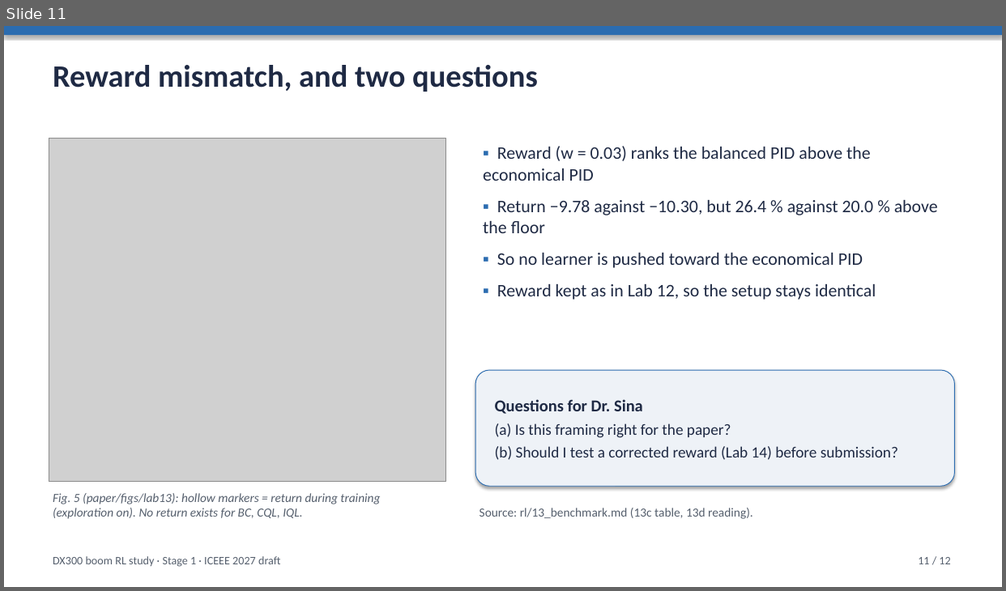
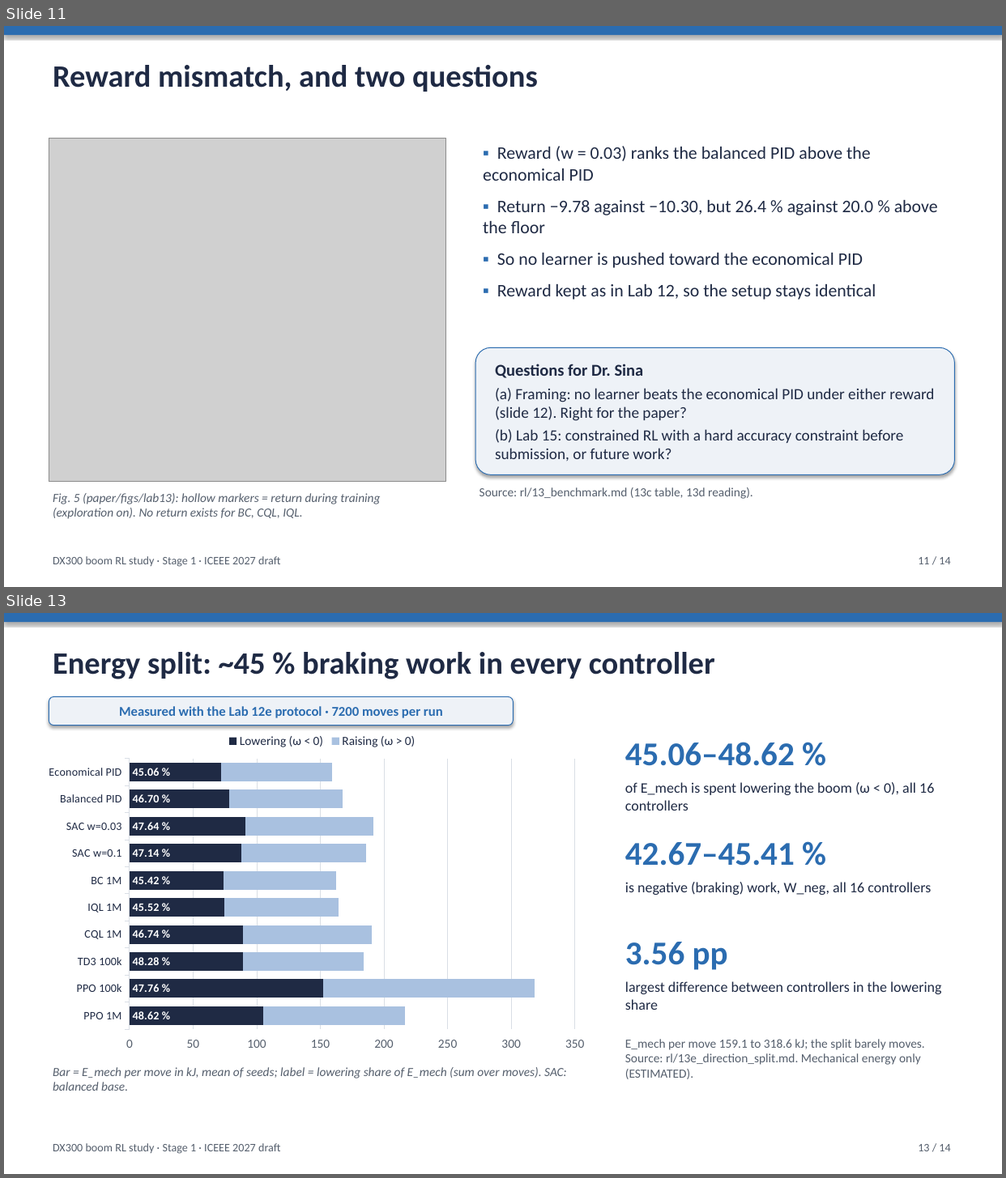
Before and after one commit to Ahmedayyadw/dx300-sim, a slide deck: slides/dx300_sac_methods.pptx. Shown one above the other, each under a label of ours: slide 11 before the commit, slides 11 and 13 after it; the slides between them are not shown. The pictures are 1006x591 and 1006x1178 pixels, drawn with LibreOffice and Linux fonts; fonts in the diff are those of the drawing; grey boxes stand for pictures. Boxes give left, top, right and bottom in pixels: in the first picture for what was removed or moved away, otherwise in the second. Text is boxed around its words. In the diff, an @@ line names an element or a change of style, - is before the commit and + after.

```diff
--- a/slides/dx300_sac_methods.pptx
+++ b/slides/dx300_sac_methods.pptx
@@ slide 13 added at [4, 613, 1002, 1174], background #FFFFFF @@
@@ rectangle added at [4, 613, 1002, 622], fill #2B6CB0 @@
@@ text added at [53, 652, 715, 679], 30 pt, text #1F2A44, bold @@
+Energy split: ~45 % braking work in every controller
@@ rounded rectangle added at [49, 697, 513, 726], fill #EEF2F7, outline #2B6CB0 0.75 pt, 13 pt, text #2B6CB0, bold @@
+Measured with the Lab 12e protocol · 7200 moves per run
@@ bar stacked chart added at [49, 726, 595, 1059] @@
+categories: PPO 1M, PPO 100k, TD3 100k, CQL 1M, IQL 1M, BC 1M, SAC w=0.1, SAC w=0.03, Balanced PID, Economical PID
+Lowering (ω < 0): 110, 150, 90, 90, 70, 70, 90, 90, 80, 70
+Raising (ω > 0): 110, 170, 100, 100, 90, 90, 100, 100, 90, 90
@@ text added at [625, 742, 795, 766], 32 pt, text #2B6CB0, bold @@
+45.06–48.62 %
@@ text added at [625, 782, 934, 811], 14 pt, text #1F2A44 @@
+of E_mech is spent lowering the boom (ω < 0), all 16 controllers
@@ text added at [625, 842, 795, 866], 32 pt, text #2B6CB0, bold @@
+42.67–45.41 %
@@ text added at [625, 882, 931, 895], 14 pt, text #1F2A44 @@
+is negative (braking) work, W_neg, all 16 controllers
@@ text added at [625, 942, 728, 970], 32 pt, text #2B6CB0, bold @@
+3.56 pp
@@ text added at [625, 982, 942, 1010], 14 pt, text #1F2A44 @@
+largest difference between controllers in the lowering share
@@ text added at [625, 1039, 925, 1065], 12 pt, text #555F6D @@
+E_mech per move 159.1 to 318.6 kJ; the split barely moves. Source: rl/13e_direction_split.md. Mechanical energy only (ESTIMATED).
@@ text added at [53, 1067, 567, 1091], 12 pt, text #555F6D, italic @@
+Bar = E_mech per move in kJ, mean of seeds; label = lowering share of E_mech (sum over moves). SAC: balanced base.
@@ text added at [53, 1144, 280, 1154], 11 pt, text #555F6D @@
+DX300 boom RL study · Stage 1 · ICEEE 2027 draft
@@ text added at [918, 1144, 950, 1152], 11 pt, text #555F6D @@
+13 / 14
@@ slide 11 changed as well @@
@@ rounded rectangle "Questions for Dr. Sina": place and size @@
-rounded rectangle "Questions for Dr. Sina" at [475, 370, 955, 486]
+rounded rectangle "Questions for Dr. Sina" at [475, 348, 955, 476]
@@ text in rounded rectangle at [495, 388, 934, 461]: text changed @@
-(a) Is this framing right for the paper?
-(b) Should I test a corrected reward (Lab 14) before submission?
+(a) Framing: no learner beats the economical PID under either reward (slide 12). Right for the paper?
+(b) Lab 15: constrained RL with a hard accuracy constraint before submission, or future work?
@@ text "Source: rl/13_benchmark.md (13c table, 13d ...": place and size @@
-text "Source: rl/13_benchmark.md (13c table, 13d ..." at [479, 508, 753, 519]
+text "Source: rl/13_benchmark.md (13c table, 13d ..." at [479, 488, 753, 499]
@@ text at [918, 557, 950, 565]: text changed @@
-11 / 12
+11 / 14
```
Also in this commit, not shown: 11 other slides changed, 1 other slide added, 2 other files.
